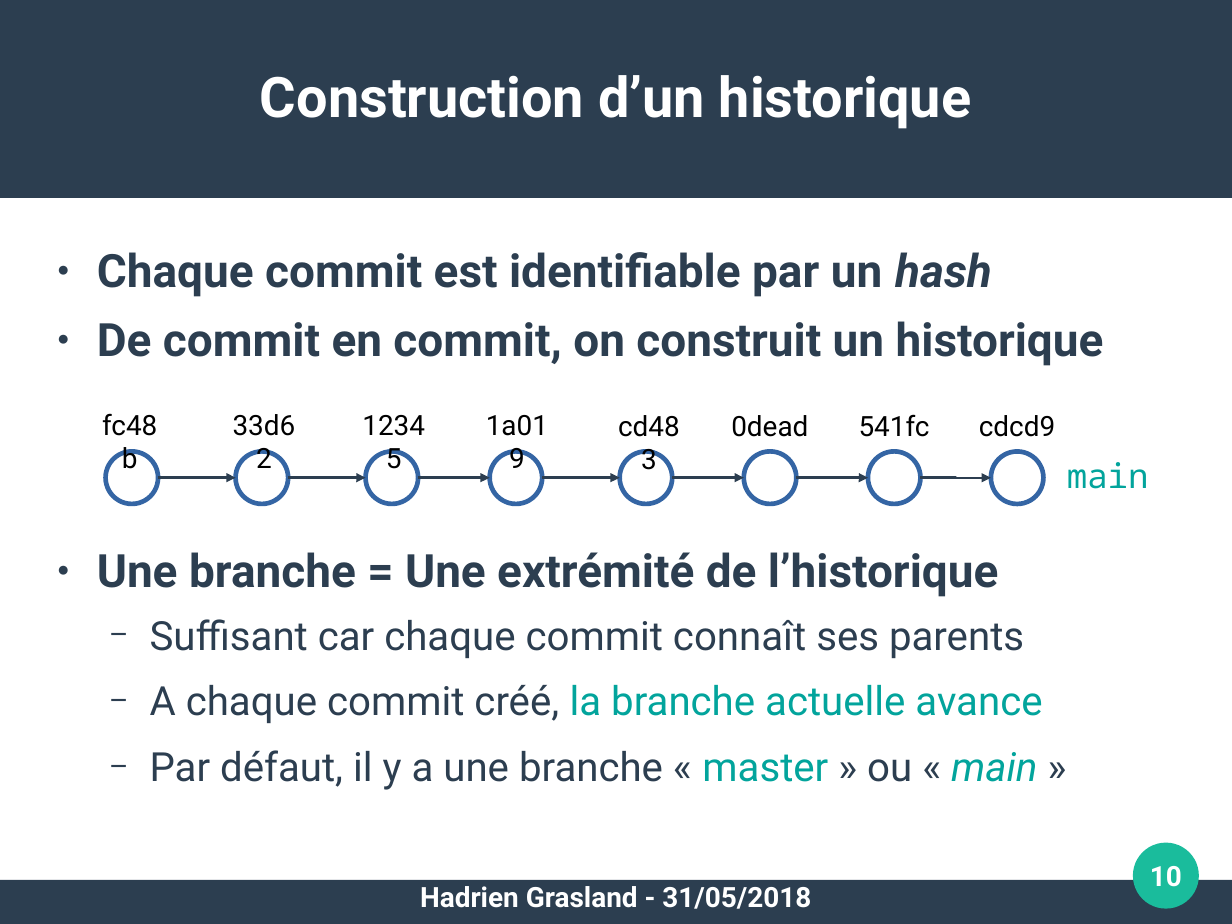
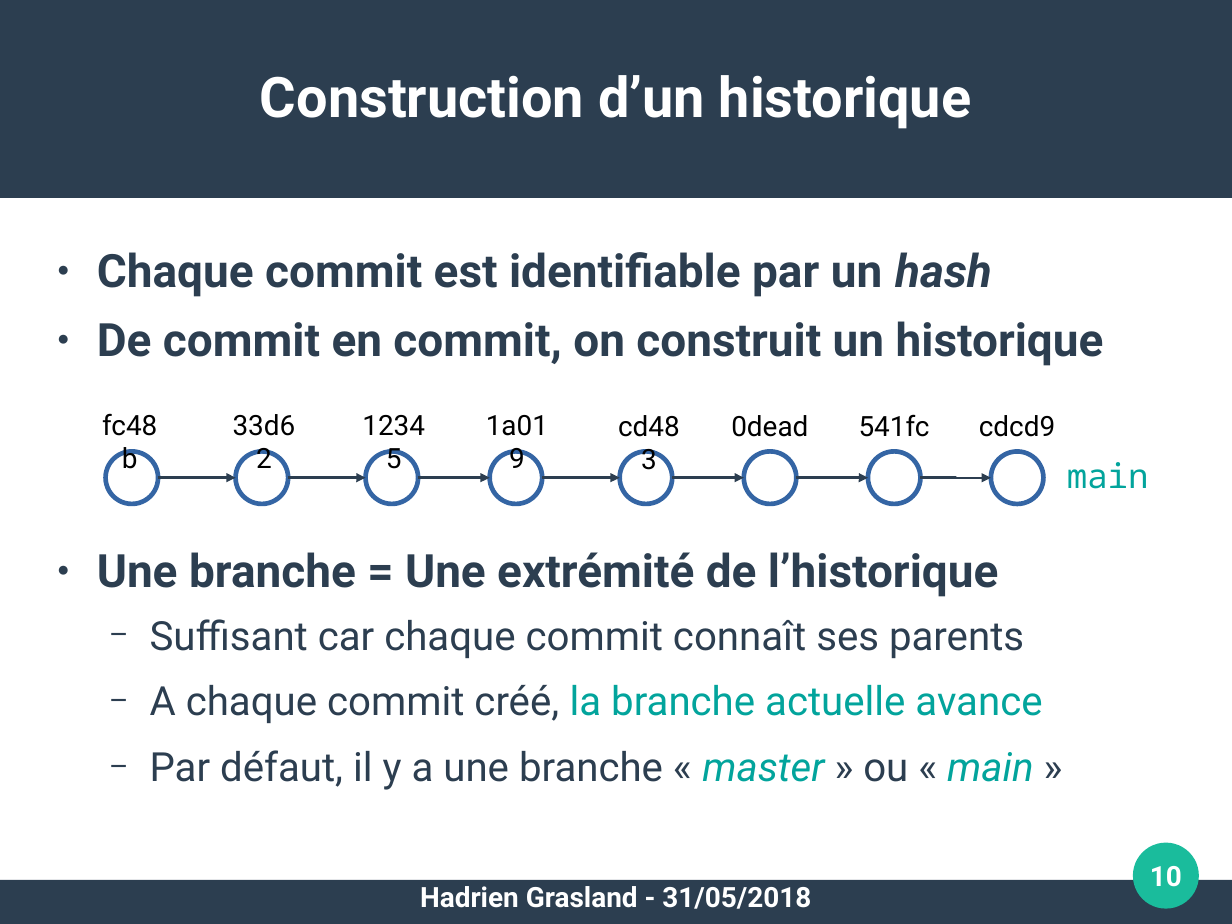
Before and after one commit to pushou/formation-git, a slide deck: slide 10 of Pres2-Versions.odp. Drawn at 1232x924 pixels with LibreOffice and Linux fonts; fonts in the diff are those of the drawing. Boxes give left, top, right and bottom in pixels: in the first picture for what was removed or moved away, otherwise in the second. Text is boxed around its words. In the diff, an @@ line names an element or a change of style, - is before the commit and + after.

```diff
--- a/Pres2-Versions.odp
+++ b/Pres2-Versions.odp
@@ text at <box>150,750,1033,790</box>: italic on in "master" @@
```
Also in this commit, not shown: 7 other files.
